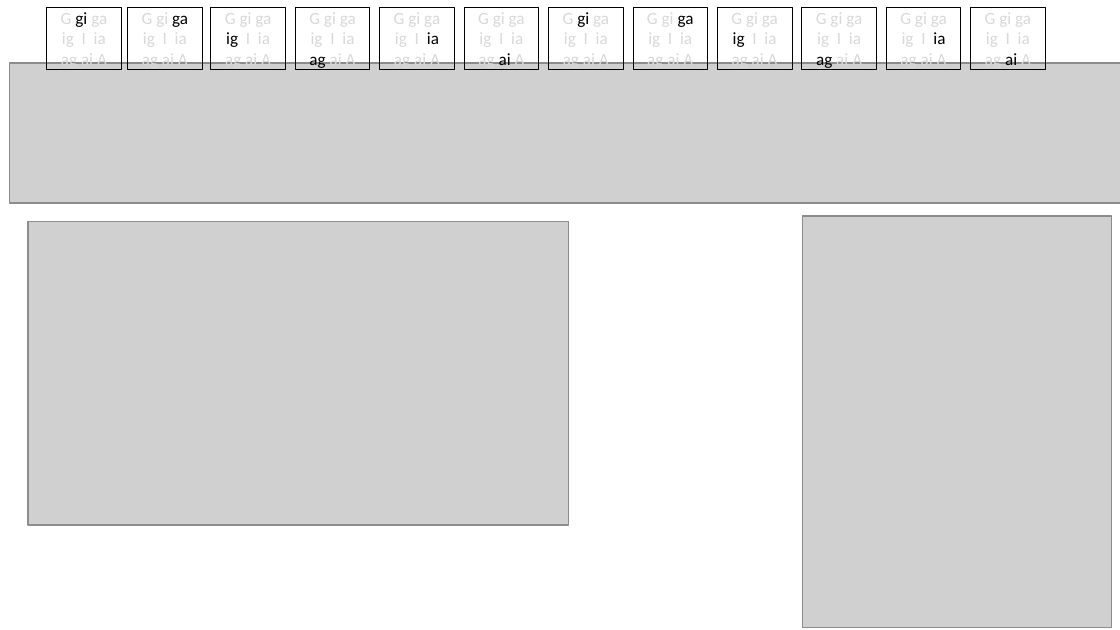
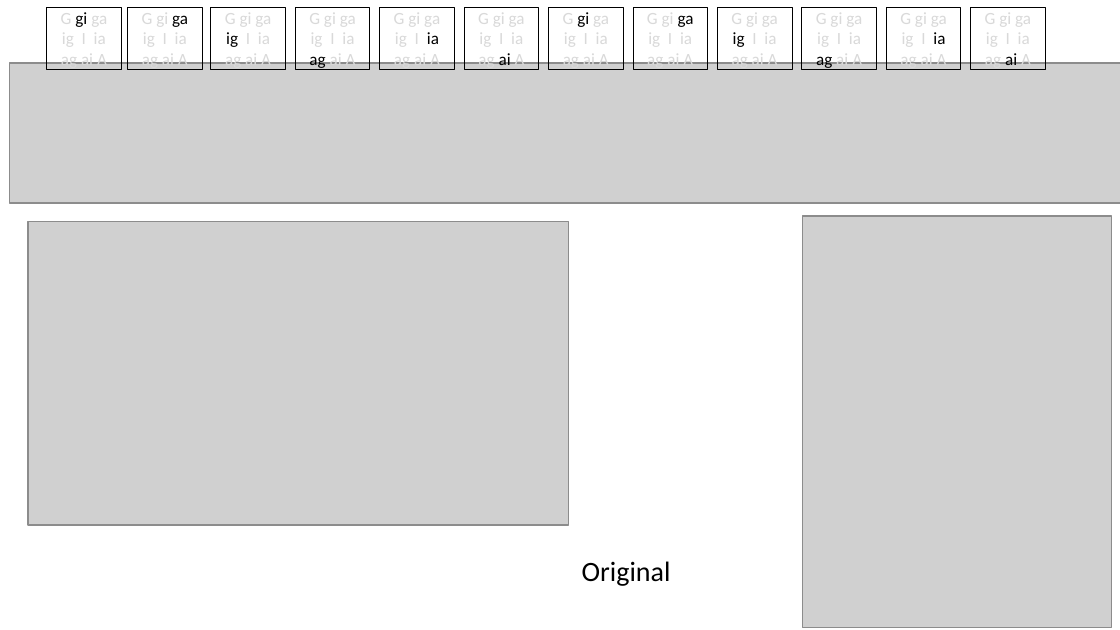
Before and after one commit to andkov/EMOSA, a slide deck: slide 8 of Results/model evaluation.pptx (slide 5 before the commit). Drawn at 1120x630 pixels with LibreOffice and Linux fonts; fonts in the diff are those of the drawing; grey boxes stand for pictures. Boxes give left, top, right and bottom in pixels: in the first picture for what was removed or moved away, otherwise in the second. Text is boxed around its words. In the diff, an @@ line names an element or a change of style, - is before the commit and + after.

```diff
--- a/Results/model evaluation.pptx
+++ b/Results/model evaluation.pptx
@@ text added at box(582, 561, 671, 586), 18 pt, text #000000 @@
+Original
```
Also in this commit, not shown: 3 other slides changed, 8 slides added, 56 other files.
